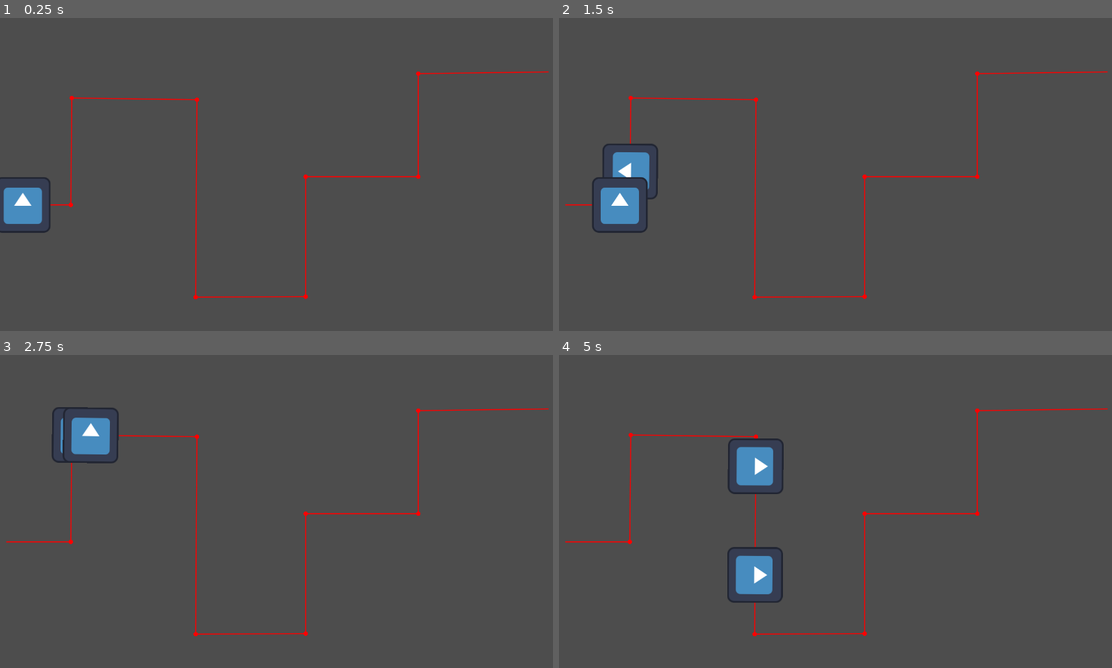
Above: before the commit, frames 1-4 (two rows, left to right).
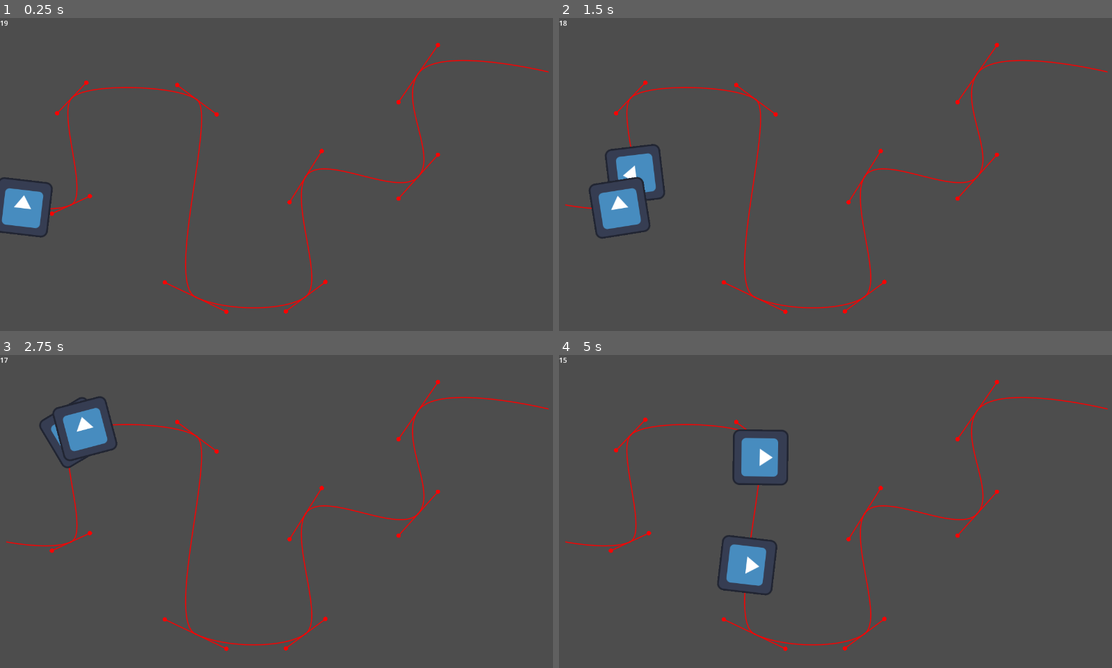
Above: after the commit, the same moments.

Repository: Galitie/20-sec-game-jam
Game: Godot game, scene res://Prototype/main.tscn
The game is run twice, just before and just after one commit, with the same random seed, the same clock (stepped at 60 frames per second) and the same inputs. The engine's default icon, where the game draws it, is replaced by a stand-in: a white triangle on a blue panel in a dark square.
Inputs:
- Up to frame 1 (0.25 s): no input
- Up to frame 2 (1.5 s): no input
- Up to frame 3 (2.75 s): no input
- Up to frame 4 (5 s): no input

The runs differ from the first frame. In frame 1, 2.6% of the frame differs, in the area x 0-100%, y 0-95%; in frame 2, 3.2%; in frame 3, 3.3%; in frame 4, 4.3%.

Commit message:
added 20 sec countdown timer

Diff:
--- /dev/null
+++ b/Prototype/SecondsTimer.gd
@@ -0,0 +1,14 @@
+extends Label
+
+var time: float = 20.0
+var seconds: int = 0
+
+func _process(delta) -> void:
+	time -= delta
+	seconds = fmod(time, 60)
+	if time <= 0:
+		self.queue_free()
+	self.text = "%02d" % seconds
+
+func stop() -> void:
+	set_process(false)
--- a/Prototype/main.gd
+++ b/Prototype/main.gd
@@ -5,7 +5,7 @@
 # enemies have a default health of 3 and a default speed of 150
 var enemies = [
 	{"hp": 3, "speed": 150},
-	{"hp": 3, "speed": 250}
+	{"hp": 3, "speed": 250},
 	]
 
 
--- a/Prototype/main.tscn
+++ b/Prototype/main.tscn
@@ -1,11 +1,12 @@
-[gd_scene load_steps=4 format=3 uid="uid://cea8a48vu8quh"]
+[gd_scene load_steps=5 format=3 uid="uid://cea8a48vu8quh"]
 
 [ext_resource type="Script" path="res://Prototype/main.gd" id="1_gkpcp"]
 [ext_resource type="Script" path="res://Prototype/EnemyPath.gd" id="2_evcy1"]
+[ext_resource type="Script" path="res://Prototype/SecondsTimer.gd" id="3_3ds8k"]
 
 [sub_resource type="Curve2D" id="Curve2D_l10r2"]
 _data = {
-"points": PackedVector2Array(0, 0, 0, 0, 15, 430, 0, 0, 0, 0, 163, 430, 0, 0, 0, 0, 165, 184, 0, 0, 0, 0, 453, 188, 0, 0, 0, 0, 450, 642, 0, 0, 0, 0, 703, 641, 0, 0, 0, 0, 703, 365, 0, 0, 0, 0, 962, 365, 0, 0, 0, 0, 962, 128, 0, 0, 0, 0, 1261, 124)
+"points": PackedVector2Array(0, 0, 0, 0, 15, 430, -43.7266, 20.1815, 43.7266, -20.1815, 163, 430, -33.6358, 35.3176, 33.6358, -35.3176, 165, 184, -45.4084, -33.6358, 45.4084, 33.6358, 453, 188, -70.6352, -33.6358, 70.6352, 33.6358, 450, 642, -45.4084, 33.6358, 45.4084, -33.6358, 703, 641, -36.9994, 58.8627, 36.9994, -58.8627, 703, 365, -45.4084, 50.4537, 45.4084, -50.4537, 962, 365, -45.4084, 65.5899, 45.4084, -65.5899, 962, 128, 0, 0, 0, 0, 1261, 124)
 }
 point_count = 10
 
@@ -16,7 +17,8 @@
 curve = SubResource("Curve2D_l10r2")
 script = ExtResource("2_evcy1")
 
-[node name="20SecTimer" type="Timer" parent="."]
-wait_time = 20.0
-one_shot = true
-autostart = true
+[node name="SecondsTimer" type="Label" parent="."]
+offset_right = 40.0
+offset_bottom = 23.0
+text = "20 Second Timer"
+script = ExtResource("3_3ds8k")
